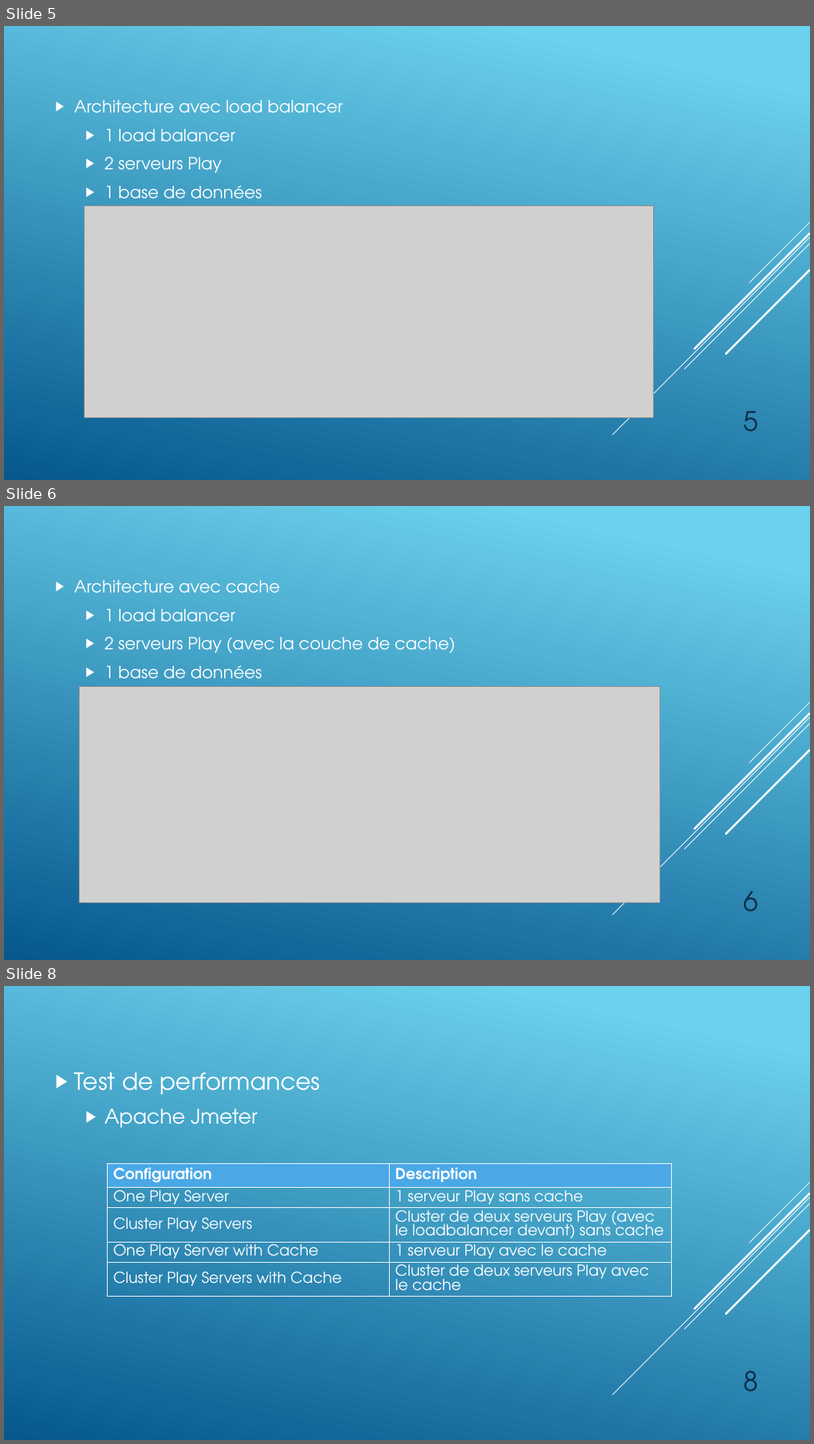
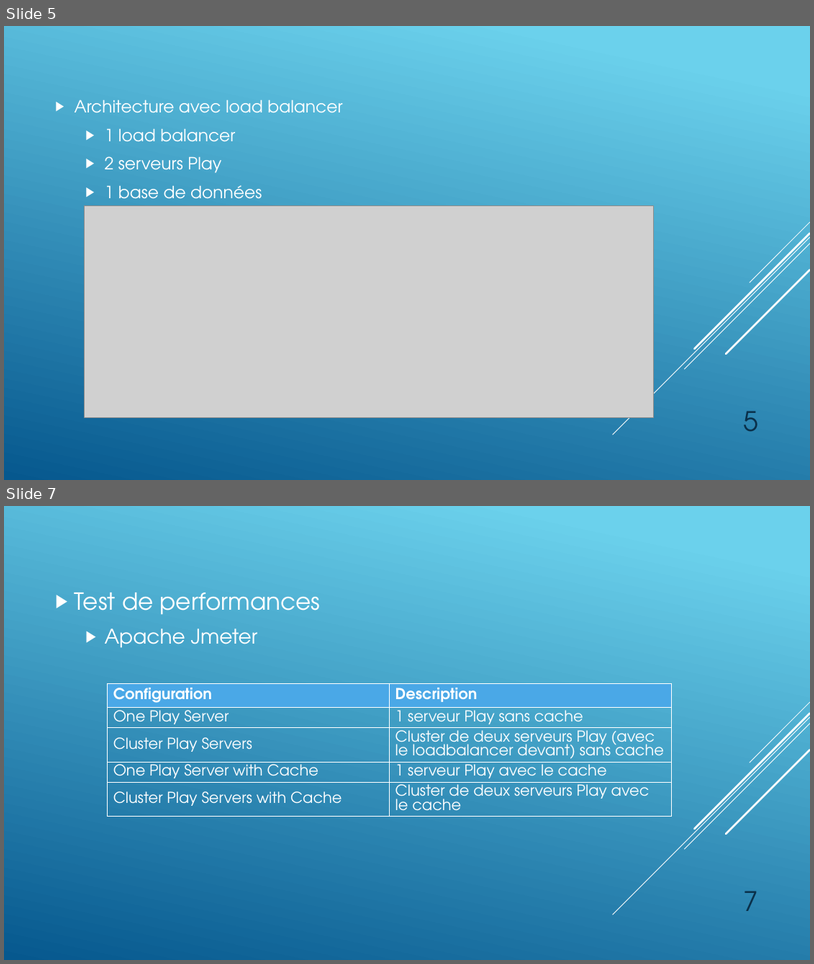
Before and after one commit to OscarSotoHES/tsmosf-labo2, a slide deck: Presentation/Caching-Team1.pptx. Shown one above the other, each under a label of ours: slides 5, 6 and 8 before the commit, slides 5 and 7 after it; the slides between them are not shown. The pictures are 814x1444 and 814x964 pixels, drawn with LibreOffice and Linux fonts; fonts in the diff are those of the drawing; grey boxes stand for pictures. Boxes give left, top, right and bottom in pixels: in the first picture for what was removed or moved away, otherwise in the second. Text is boxed around its words. In the diff, an @@ line names an element or a change of style, - is before the commit and + after.

```diff
--- a/Presentation/Caching-Team1.pptx
+++ b/Presentation/Caching-Team1.pptx
@@ slide 6 removed at [4,506,810,960], background gradient #6ED2EB to #06588E; not listed: 5 template elements that a slide beside it also shows @@
@@ text removed at [75,579,455,679] @@
-▶ Architecture avec cache
-  ▶ 1 load balancer
-  ▶ 2 serveurs Play (avec la couche de cache)
-  ▶ 1 base de données
@@ picture removed at [80,687,661,902] @@
@@ page number removed at [744,890,759,911] @@
-6
@@ what was slide 8 is now slide 7 @@
@@ page number at [744,890,759,911]: text changed @@
-8
+7
```
Also in this commit, not shown: 1 slide changed.
